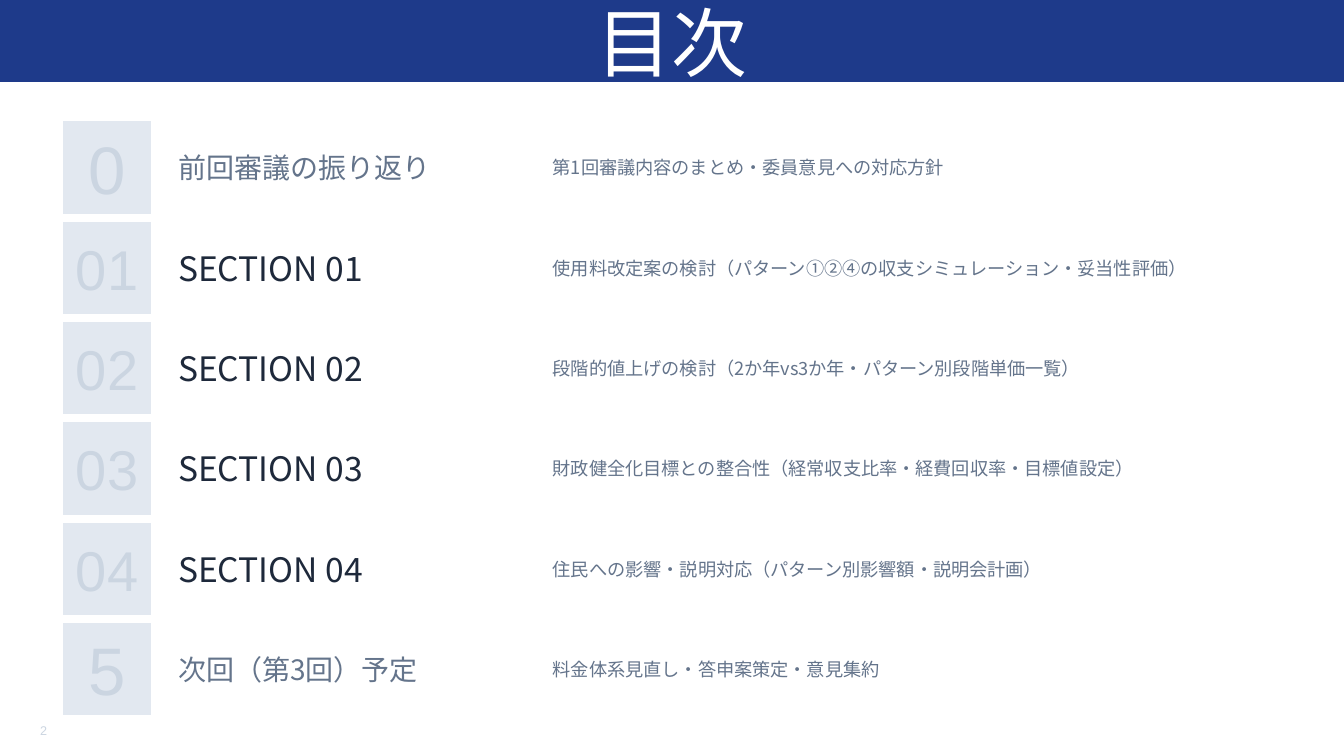
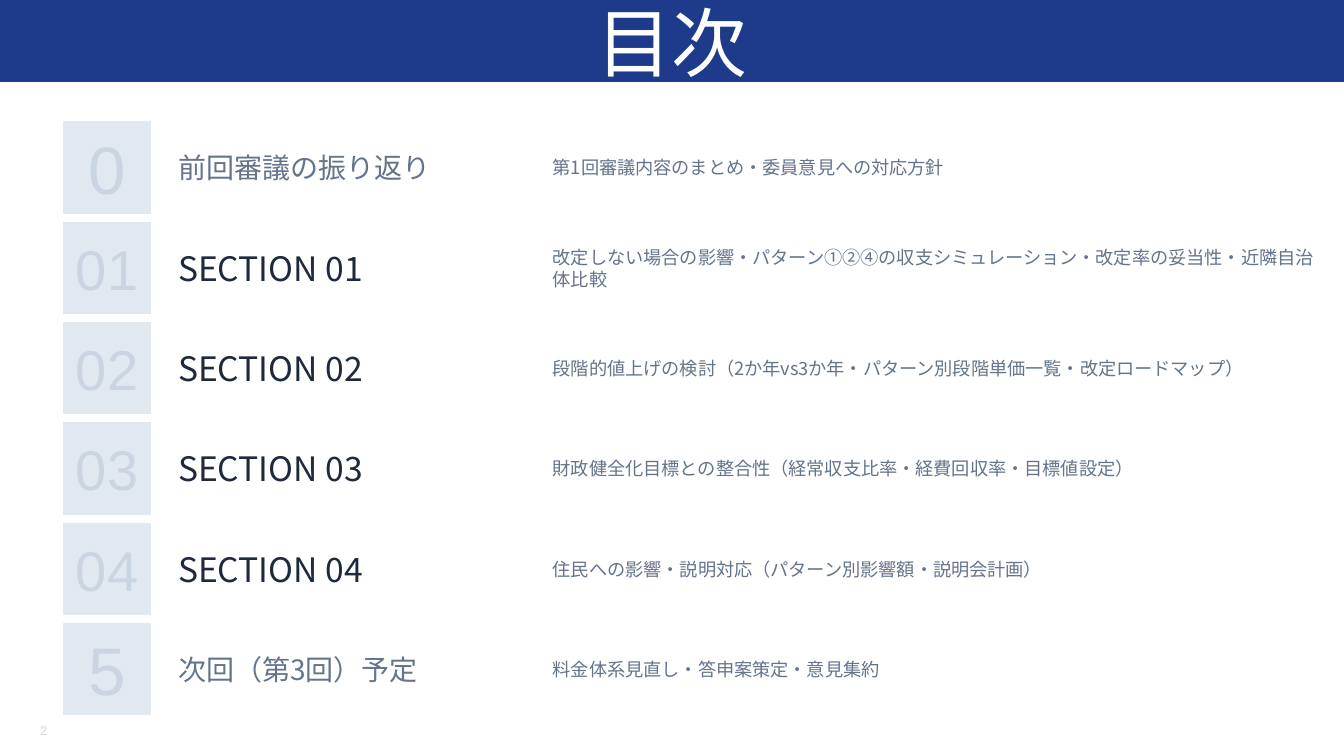
Before and after one commit to ryowakayama-gif/repository, a slide deck: slide 2 of rokko_sewage_council/output/六戸町_第2回審議会資料.pptx. Drawn at 1344x756 pixels with LibreOffice and Linux fonts; fonts in the diff are those of the drawing. Boxes give left, top, right and bottom in pixels: in the first picture for what was removed or moved away, otherwise in the second. Text is boxed around its words. In the diff, an @@ line names an element or a change of style, - is before the commit and + after.

```diff
--- a/rokko_sewage_council/output/六戸町_第2回審議会資料.pptx
+++ b/rokko_sewage_council/output/六戸町_第2回審議会資料.pptx
@@ text in freeform shape at (x1=553, y1=248, x2=1314, y2=288): text changed @@
-使用料改定案の検討（パターン①②④の収支シミュレーション・妥当性評価）
+改定しない場合の影響・パターン①②④の収支シミュレーション・改定率の妥当性・近隣自治体比較
@@ text in freeform shape at (x1=553, y1=359, x2=1244, y2=377): text changed @@
-段階的値上げの検討（2か年vs3か年・パターン別段階単価一覧）
+段階的値上げの検討（2か年vs3か年・パターン別段階単価一覧・改定ロードマップ）
```
Also in this commit, not shown: 32 other slides changed, 2 slides added, 7 other files.
